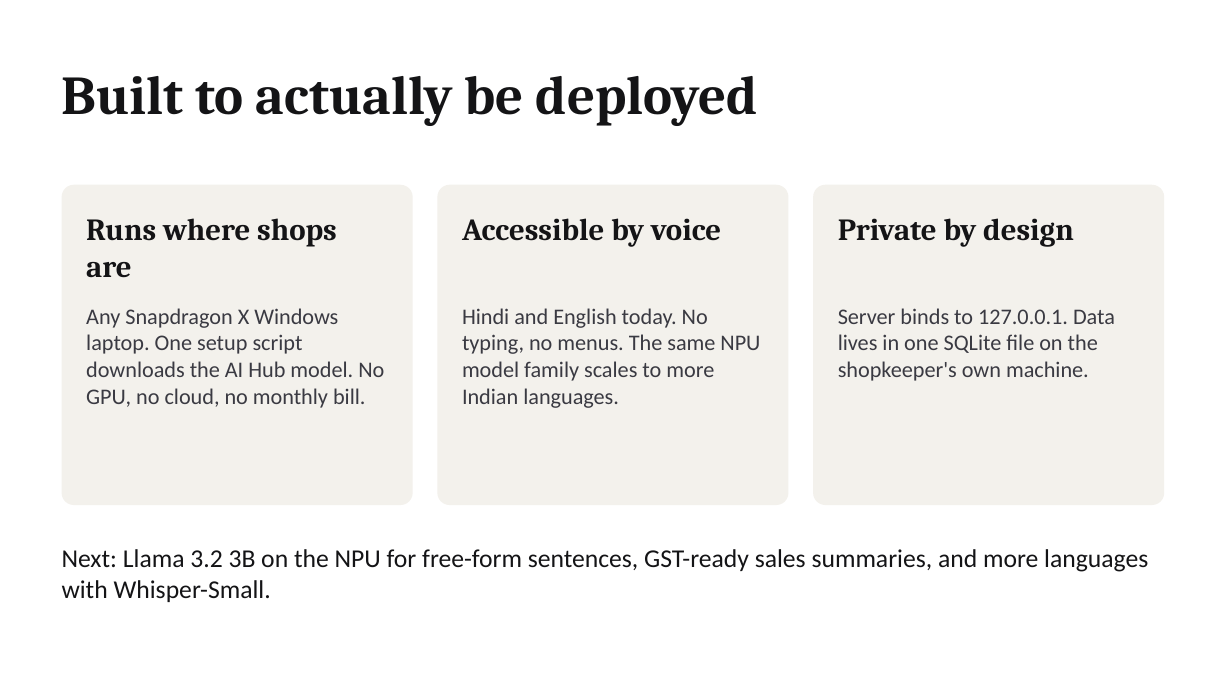
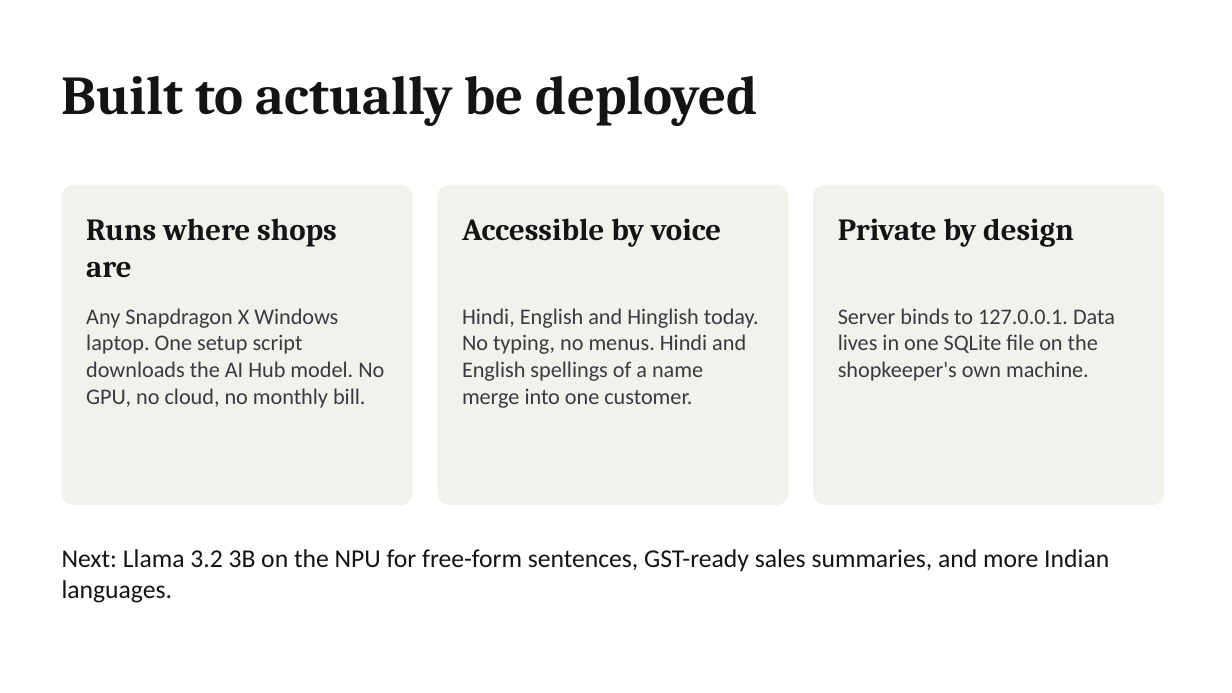
Before and after one commit to ArnabZ-77/vaani-khata, a slide deck: slide 6 of docs/VaaniKhata_Pitch.pptx. Drawn at 1232x693 pixels with LibreOffice and Linux fonts; fonts in the diff are those of the drawing. Boxes give left, top, right and bottom in pixels: in the first picture for what was removed or moved away, otherwise in the second. Text is boxed around its words. In the diff, an @@ line names an element or a change of style, - is before the commit and + after.

```diff
--- a/docs/VaaniKhata_Pitch.pptx
+++ b/docs/VaaniKhata_Pitch.pptx
@@ text at [462, 308, 759, 408]: text changed @@
-Hindi and English today. No typing, no menus. The same NPU model family scales to more Indian languages.
+Hindi, English and Hinglish today. No typing, no menus. Hindi and English spellings of a name merge into one customer.
@@ text at [62, 549, 1109, 603]: text changed @@
-Next: Llama 3.2 3B on the NPU for free-form sentences, GST-ready sales summaries, and more languages with Whisper-Small.
+Next: Llama 3.2 3B on the NPU for free-form sentences, GST-ready sales summaries, and more Indian languages.
```
Also in this commit, not shown: 3 other slides changed, 17 other files.
